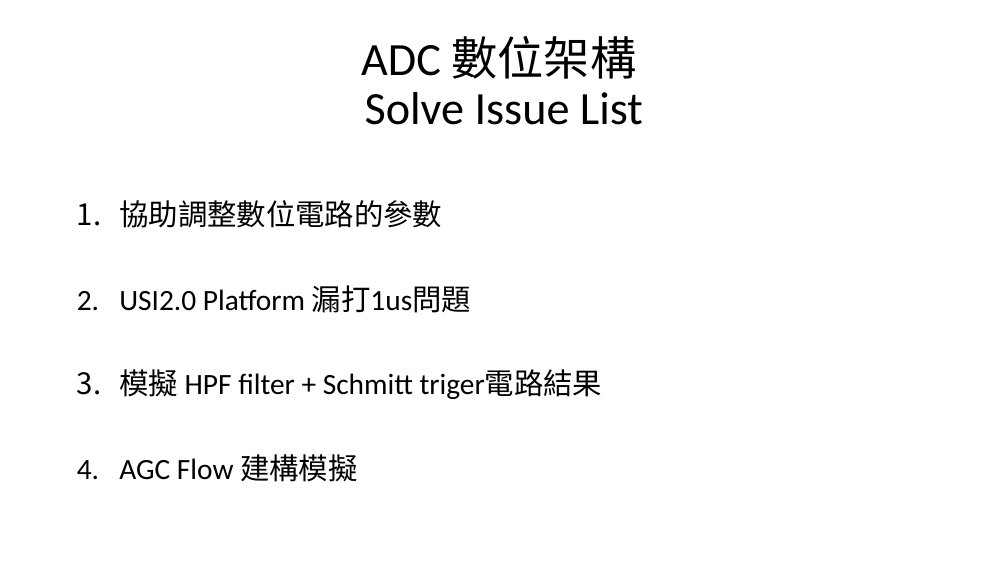
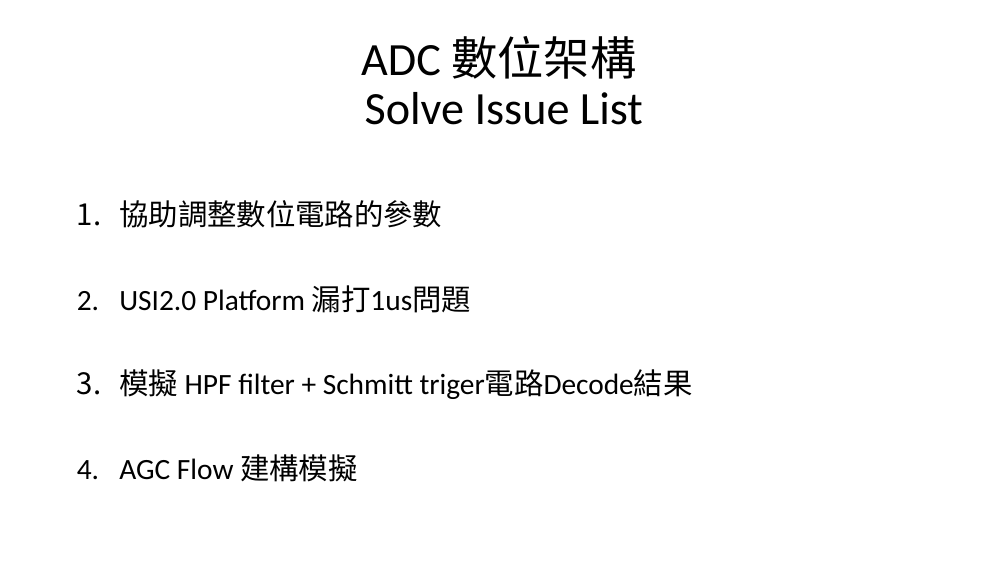
Before and after one commit to a0910281835/Summrary_PDF, a slide deck: slide 4 of Project_Summary_pdf/Project_Summary.pptx (slide 11 before the commit). Drawn at 1008x567 pixels with LibreOffice and Linux fonts; fonts in the diff are those of the drawing. Boxes give left, top, right and bottom in pixels: in the first picture for what was removed or moved away, otherwise in the second. Text is boxed around its words. In the diff, an @@ line names an element or a change of style, - is before the commit and + after.

```diff
--- a/Project_Summary_pdf/Project_Summary.pptx
+++ b/Project_Summary_pdf/Project_Summary.pptx
@@ text at (119,369,693,399): text changed @@
-3. 模擬 HPF filter + Schmitt triger電路結果
+3. 模擬 HPF filter + Schmitt triger電路Decode結果
```
Also in this commit, not shown: 3 other slides changed, 8 slides added, 1 slide removed.
